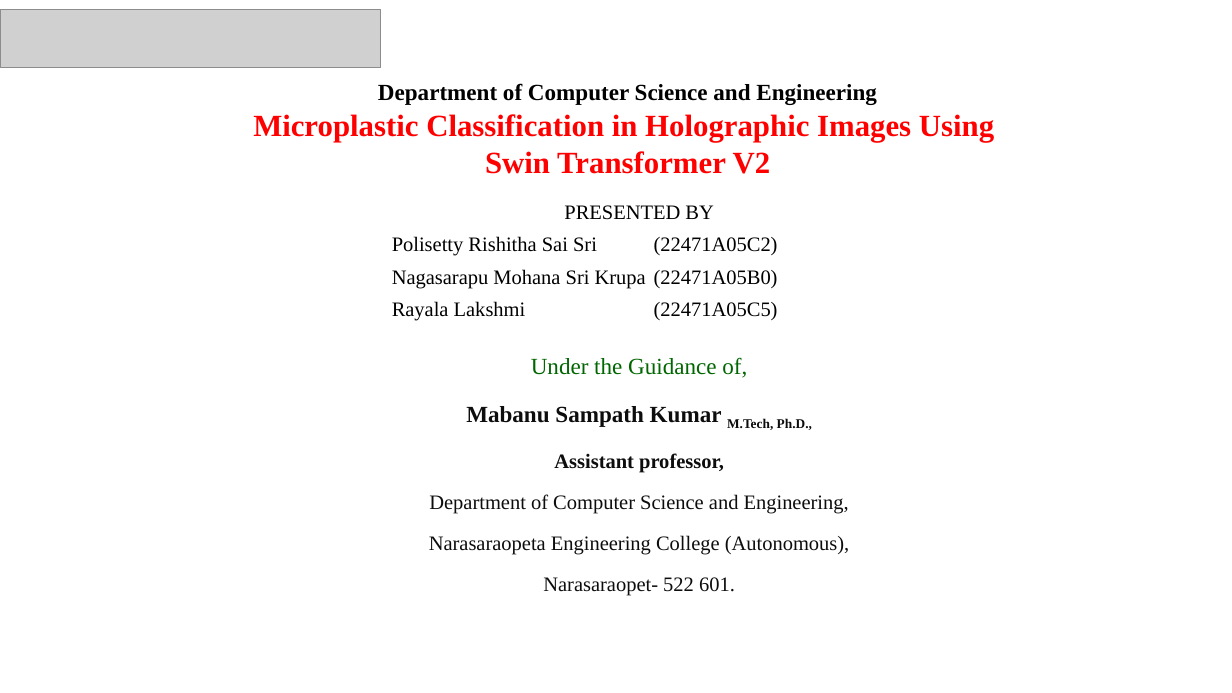
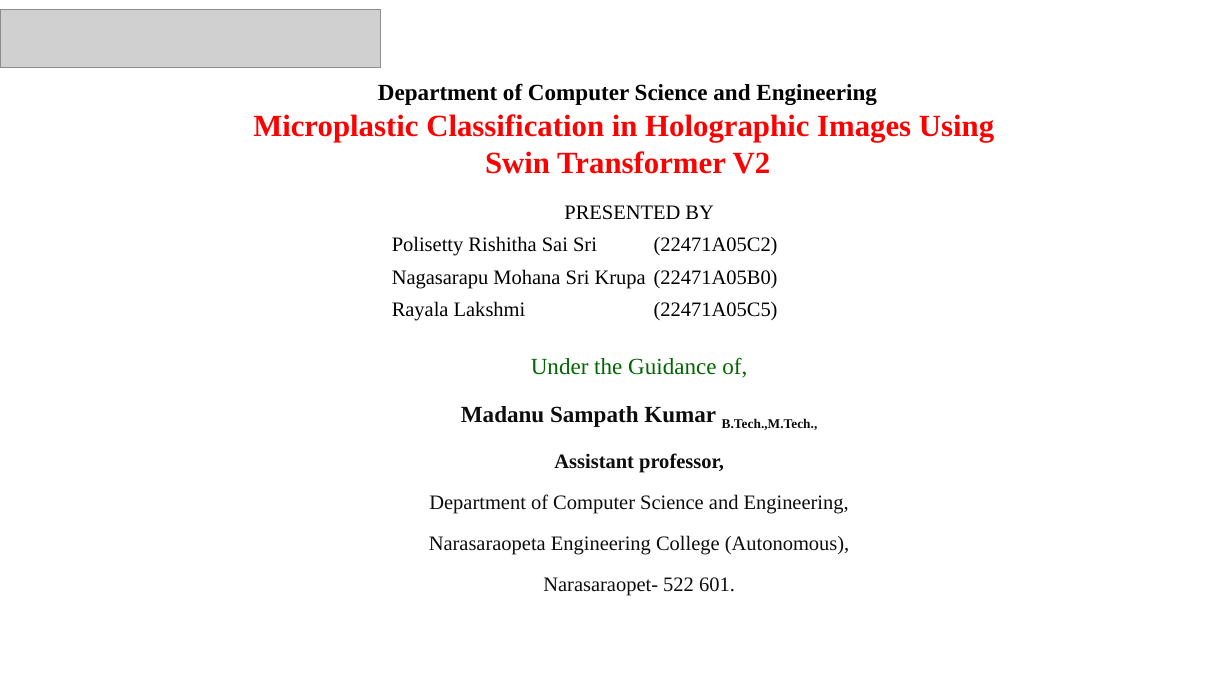
Before and after one commit to NEC-CSE-Projects-2022/BG9, a slide deck: slide 1 of Documents/BG9_PPT.pptx. Drawn at 1232x693 pixels with LibreOffice and Linux fonts; fonts in the diff are those of the drawing; grey boxes stand for pictures. Boxes give left, top, right and bottom in pixels: in the first picture for what was removed or moved away, otherwise in the second. Text is boxed around its words. In the diff, an @@ line names an element or a change of style, - is before the commit and + after.

```diff
--- a/Documents/BG9_PPT.pptx
+++ b/Documents/BG9_PPT.pptx
@@ text at [461,406,818,430]: text changed @@
-Mabanu Sampath Kumar M.Tech, Ph.D.,
+Madanu Sampath Kumar B.Tech.,M.Tech.,
```
Also in this commit, not shown: 6 other slides changed, 8 slides added, 1 other file.
